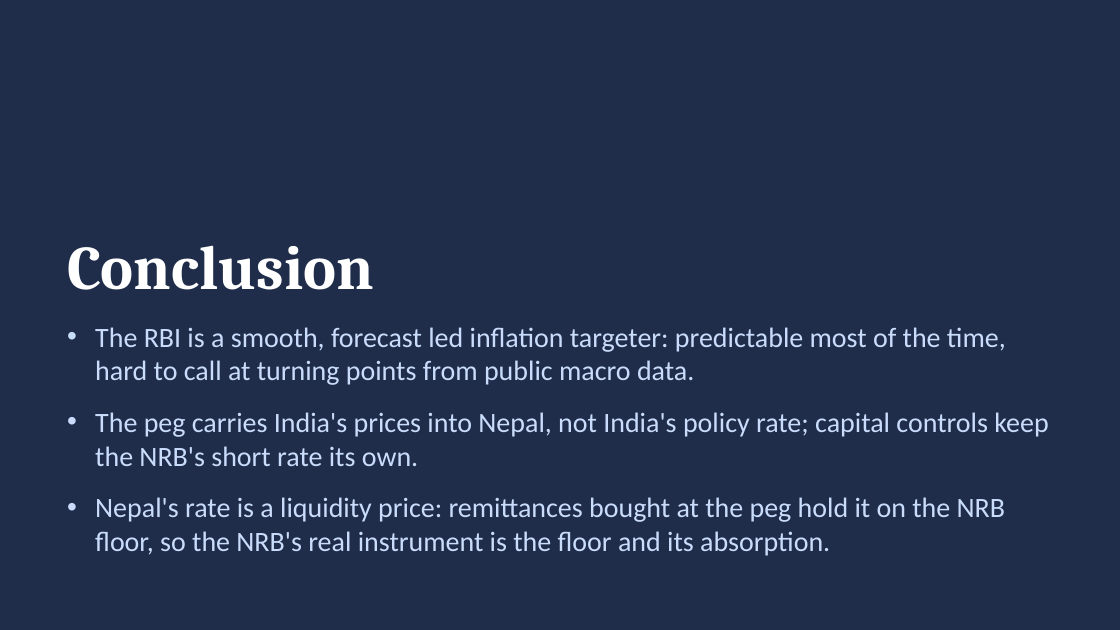
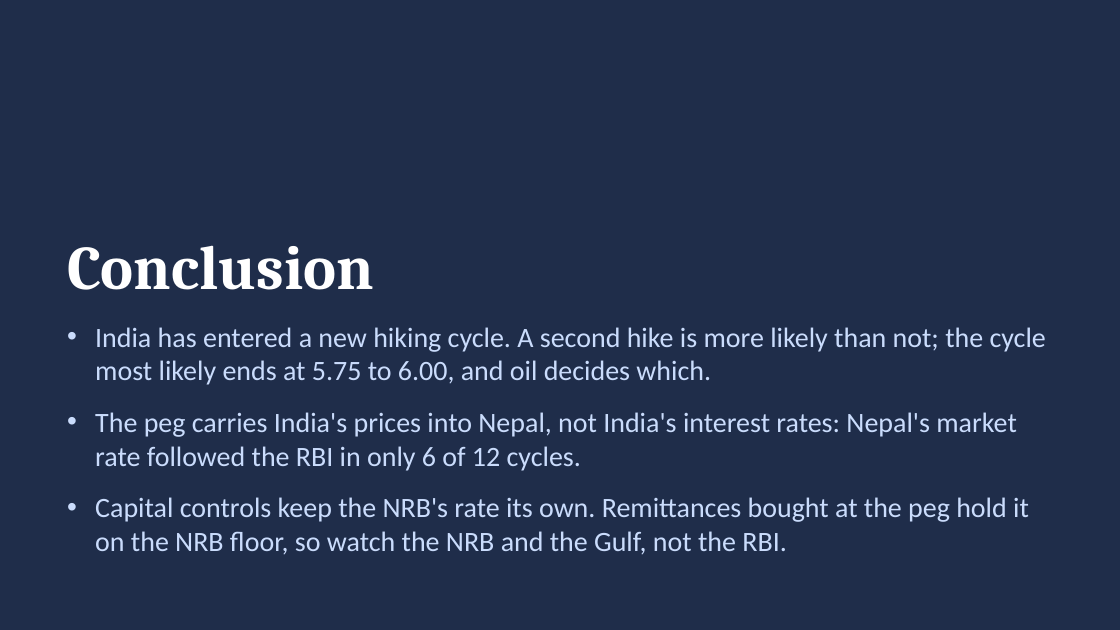
Before and after one commit to sakrit204-byte/interest_rate_cycle_prediction_for_india, a slide deck: slide 16 of reports/presentation/ratecycle_india_nepal.pptx (slide 13 before the commit). Drawn at 1120x630 pixels with LibreOffice and Linux fonts; fonts in the diff are those of the drawing. Boxes give left, top, right and bottom in pixels: in the first picture for what was removed or moved away, otherwise in the second. Text is boxed around its words. In the diff, an @@ line names an element or a change of style, - is before the commit and + after.

Commit message:
Presentation refocused on India's new rate cycle and Nepal under the peg, cycle comparison, decision D053

```diff
--- a/reports/presentation/ratecycle_india_nepal.pptx
+++ b/reports/presentation/ratecycle_india_nepal.pptx
@@ text at [95,327,1046,554]: text changed @@
-• The RBI is a smooth, forecast led inflation targeter: predictable most of the time, hard to call at turning points from public macro data.
-• The peg carries India's prices into Nepal, not India's policy rate; capital controls keep the NRB's short rate its own.
-• Nepal's rate is a liquidity price: remittances bought at the peg hold it on the NRB floor, so the NRB's real instrument is the floor and its absorption.
+• India has entered a new hiking cycle. A second hike is more likely than not; the cycle most likely ends at 5.75 to 6.00, and oil decides which.
+• The peg carries India's prices into Nepal, not India's interest rates: Nepal's market rate followed the RBI in only 6 of 12 cycles.
+• Capital controls keep the NRB's rate its own. Remittances bought at the peg hold it on the NRB floor, so watch the NRB and the Gulf, not the RBI.
```
Also in this commit, not shown: 8 other slides changed, 4 slides added, 5 other files.
